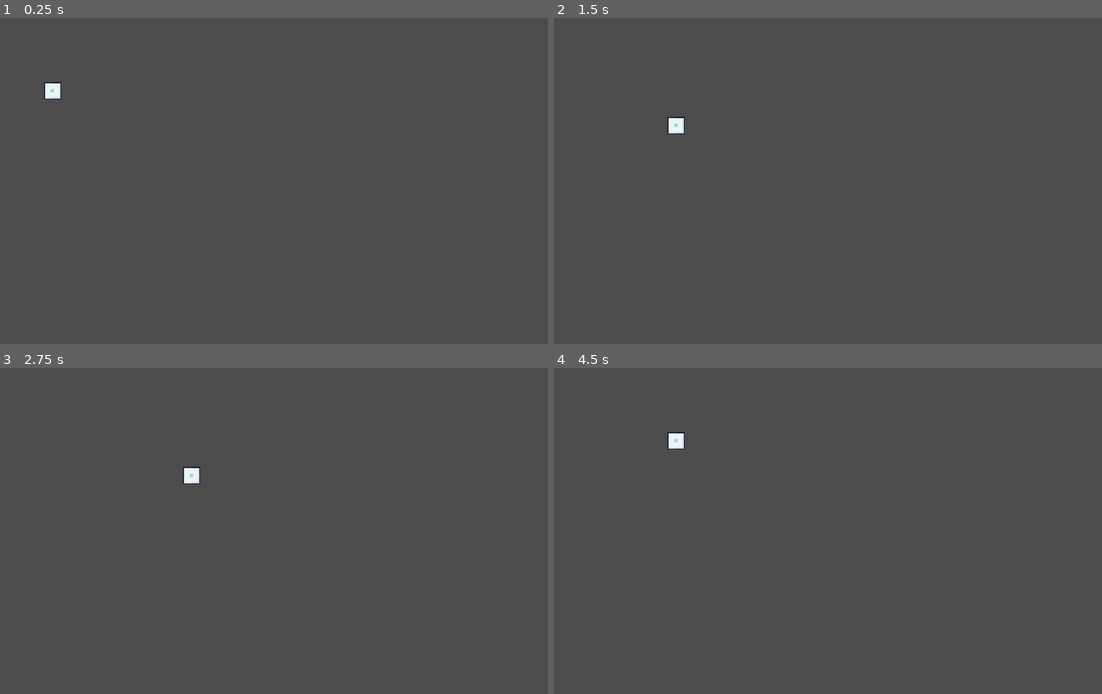
Above: before the commit, frames 1-4 (two rows, left to right).
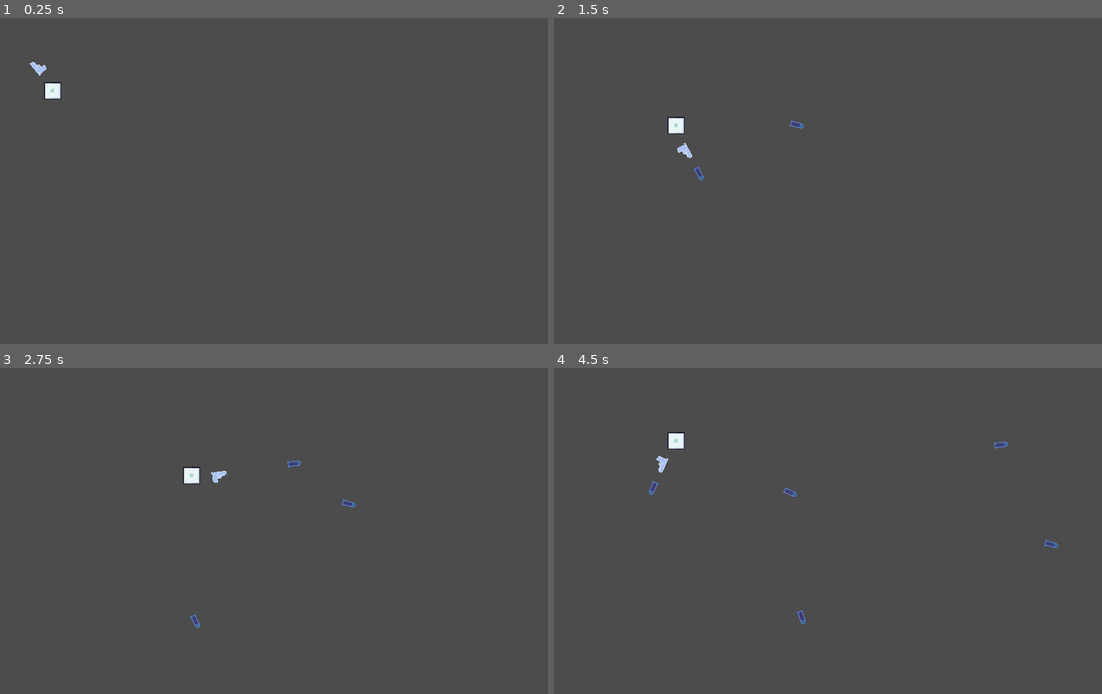
Above: after the commit, the same moments.

Repository: Cooljawty/The_Cube_Game-GMTK-Jam-2022-
Game: Godot game, scene res://World.tscn
Same seed, same stepped clock (60 frames per second), same inputs: the game is played once before the commit and once after it.
Inputs (mouse positions are in pixels of both pictures, inside the frame that each line leads up to):
- Up to frame 1 (0.25 s): no input
- Up to frame 2 (1.5 s): tap Enter at 0.5 s; move the mouse to (948, 164) at 0.52 s; press the mouse at (948, 164) at 0.53 s; hold D (Right) 0.53-1.28 s; tap Space at 1.25 s; move the mouse to (712, 197) at 1.27 s; release the mouse at (712, 197) at 1.28 s; hold S (Down) from 1.28 s (still down); click (712, 197) at 1.35 s
- Up to frame 3 (2.75 s): tap Enter at 2 s; move the mouse to (323, 459) at 2.02 s; release S (Down) at 2.03 s; press the mouse at (323, 459) at 2.03 s; hold D (Right) from 2.03 s (still down)
- Up to frame 4 (4.5 s): move the mouse to (795, 596) at 2.77 s; release D (Right) at 2.78 s; release the mouse at (795, 596) at 2.78 s; hold W (Up) 2.78-3.53 s; click (795, 596) at 2.85 s; move the mouse to (992, 579) at 3.52 s; press the mouse at (992, 579) at 3.53 s; hold A (Left) from 3.53 s (still down); move the mouse to (658, 482) at 4.27 s; release the mouse at (658, 482) at 4.28 s; click (658, 482) at 4.35 s

The runs differ from the first frame. In frame 1, less than 0.1% of the frame differs, in the area x 5-9%, y 13-18%; in frame 2, 0.1%; in frame 3, 0.2%; in frame 4, 0.3%, in the area x 17-93%, y 22-79%.

Commit message:
Gun/bullet code fixed again

Diff:
--- a/Gun/bullet.gd
+++ b/Gun/bullet.gd
@@ -8,6 +8,9 @@
 	#print("Bullet: Ready")
 
 func _physics_process(delta):
-	var collision_info =  move_and_collide(vel.normalized() * delta * speed)
-	#print("Bullet: Moving")
-	pass
+	self.global_position.y += sin(rotation) * 2.7
+	self.global_position.x += cos(rotation) * 2.7
+
+
+func _on_Timer_timeout():
+	self.queue_free()
--- a/Gun/bullet.tscn
+++ b/Gun/bullet.tscn
@@ -15,3 +15,7 @@
 
 [node name="Sprite" type="Sprite" parent="."]
 texture = ExtResource( 1 )
+
+[node name="Timer" type="Timer" parent="."]
+
+[connection signal="timeout" from="Timer" to="." method="_on_Timer_timeout"]
--- a/Gun/gun.gd
+++ b/Gun/gun.gd
@@ -2,7 +2,7 @@
 
 onready var node = $Node2D
 
-var BullLocate = preload("res://bullet.tscn")
+var BullLocate = preload("res://Gun/bullet.tscn")
 
 # Declare member variables here. Examples:
 # var a = 2
@@ -28,6 +28,6 @@
 	var bullet = BullLocate.instance()
 	get_parent().get_parent().add_child(bullet)
 	bullet.rotation_degrees = $Node2D.rotation_degrees
-	bullet.position = $Node2D/Position2D.global_position
+	bullet.global_position = $Node2D/Position2D.global_position
 
 	print("bang")
--- a/Player/Player.tscn
+++ b/Player/Player.tscn
@@ -1,7 +1,8 @@
-[gd_scene load_steps=4 format=2]
+[gd_scene load_steps=5 format=2]
 
 [ext_resource path="res://Dicesides/a die 1.png" type="Texture" id=1]
 [ext_resource path="res://Player/Player.gd" type="Script" id=2]
+[ext_resource path="res://Gun/gun.tscn" type="PackedScene" id=3]
 
 [sub_resource type="RectangleShape2D" id=1]
 extents = Vector2( 15.5999, 15.7265 )
@@ -12,5 +13,9 @@
 [node name="a die 1" type="Sprite" parent="."]
 texture = ExtResource( 1 )
 
+[node name="gun" parent="." instance=ExtResource( 3 )]
+
 [node name="CollisionShape2D" type="CollisionShape2D" parent="."]
 shape = SubResource( 1 )
+
+[node name="Camera2D" type="Camera2D" parent="."]
--- a/project.godot
+++ b/project.godot
@@ -11,7 +11,7 @@
 [application]
 
 config/name="The cube game"
-run/main_scene="res://world.tscn"
+run/main_scene="res://World.tscn"
 config/icon="res://icon.png"
 
 [display]
